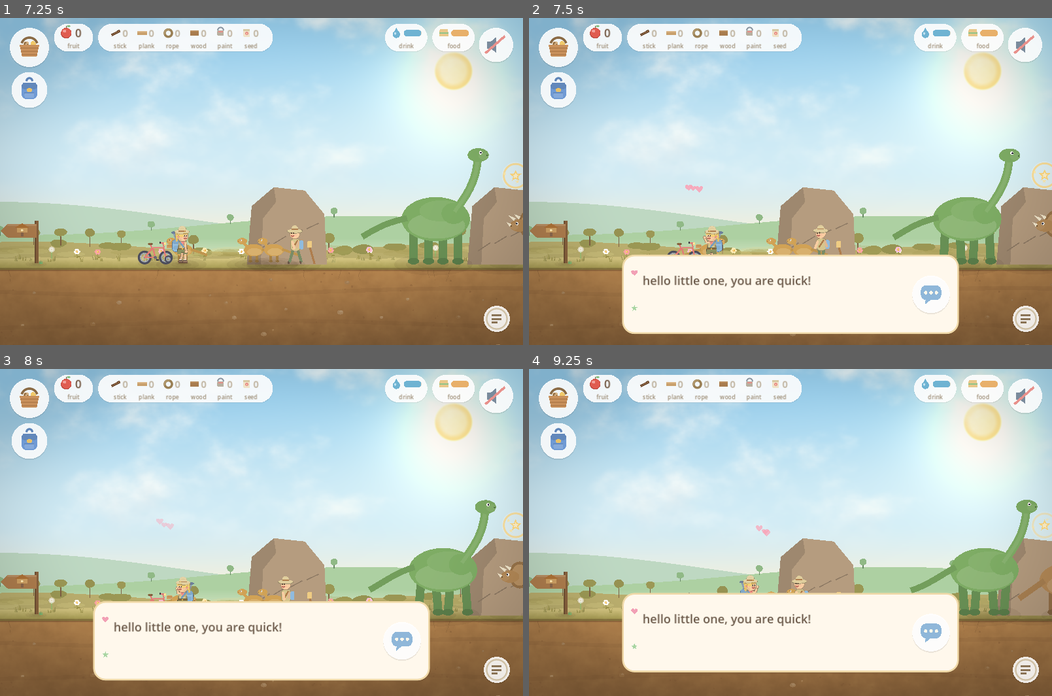
Above: before the commit, frames 1-4 (two rows, left to right).
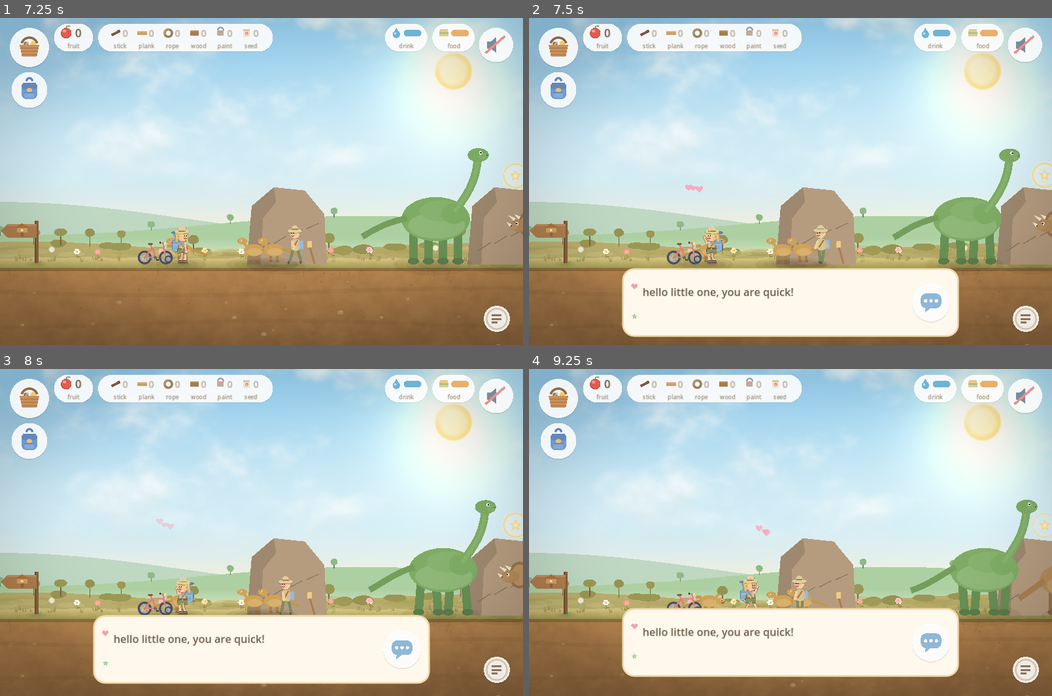
Above: after the commit, the same moments.

Repository: summerdetectordad-ctrl/adventureday
Game: Godot game, scene res://scenes/dino_land.tscn
Same seed, same stepped clock (60 frames per second), same inputs: the game is played once before the commit and once after it. This scene is started directly instead of the project's main scene.
Inputs (mouse positions are in pixels of both pictures, inside the frame that each line leads up to):
- Up to frame 1 (7.25 s): tap Enter at 0.5 s; drag from (496, 44) to (313, 109) at 0.52 s; drag from (31, 47) to (235, 246) at 1.27 s; tap Space at 2, 3.77, 4.07, 6.77, 7.07 s; move the mouse to (31, 89) at 2.02 s; hold Right 2.03-2.75 s; tap E every 1.5 s from 2.1 to 6.6 s; click (31, 89) at 2.17 s; drag from (496, 318) to (104, 132) at 2.77 s; move the mouse to (418, 230) at 3.52 s; hold Left 3.53-4.25 s; drag from (104, 132) to (183, 99) at 4.27 s; move the mouse to (287, 181) at 5.02 s; hold Down 5.03-5.75 s; click (287, 181) at 5.17 s; drag from (183, 99) to (156, 197) at 5.77 s; move the mouse to (376, 165) at 6.52 s; hold Up from 6.53 s (still down)
- Up to frame 2 (7.5 s): release Up at 7.25 s; drag from (685, 197) to (764, 246) at 7.27 s
- Up to frame 3 (8 s): no input
- Up to frame 4 (9.25 s): move the mouse to (790, 640) at 8.02 s; hold Down 8.03-8.75 s; tap E at 8.1 s; click (790, 640) at 8.17 s; drag from (764, 597) to (633, 483) at 8.77 s

Frame 1 is identical in both runs. In frame 2, 5.0% of the frame differs, in the area x 17-83%, y 72-98%; in frame 3, 5.2%; in frame 4, 5.7%, in the area x 17-83%, y 68-95%.

Commit message:
Make it usable on a phone (v1.0.1)
Two things from testing on a Moto G77.

The chat and affirmation cards sat over the middle of the meadow. They now
place themselves below the ground line, in the strip of dirt, using
DrawKit.ground_screen_y() to work out where that actually is. On a long phone
screen that strip is only about 100px, so the cards shrink to fit rather than
covering what she is looking at.

Everything also read as too small to press. The layout targets 1280x800 with
expand, so a 21:9 phone gets a 1742-wide logical viewport — 36% more world than
the art was drawn for, with buttons landing under the ~9mm a finger needs.
GameState._fit_to_screen() now measures the physical screen and scales the
whole canvas: a 6.8" phone gets 1.32, which puts the viewport back to roughly
1320x606 and the controls back to a sensible size. Tablets and desktops are
untouched.

Co-Authored-By: Claude Opus 5 <noreply@anthropic.com>

Diff:
--- a/scripts/affirmation_card.gd
+++ b/scripts/affirmation_card.gd
@@ -23,7 +23,8 @@
 
 func _ready() -> void:
 	var vs := get_viewport().get_visible_rect().size
-	size = Vector2(minf(780.0, vs.x - 80.0), CARD_HEIGHT)
+	var dirt: float = vs.y - DrawKit.ground_screen_y(self)
+	size = Vector2(minf(780.0, vs.x - 80.0), clampf(dirt - 8.0, 96.0, CARD_HEIGHT))
 	pivot_offset = size / 2.0
 	position = Vector2((vs.x - size.x) / 2.0, vs.y + 20.0)
 	mouse_filter = Control.MOUSE_FILTER_STOP
@@ -44,7 +45,8 @@
 	icon.position = Vector2(78, size.y / 2.0)
 	add_child(icon)
 
-	var target_y := vs.y - size.y - 40.0
+	# in the dirt below the ground line, out of the way of the meadow
+	var target_y := clampf(DrawKit.ground_screen_y(self) + 4.0, 0.0, vs.y - size.y - 6.0)
 	var tw := create_tween().set_ease(Tween.EASE_OUT).set_trans(Tween.TRANS_BACK)
 	tw.tween_property(self, "position:y", target_y, 0.5)
 	Sound.card_sound()
--- a/scripts/dialogue_card.gd
+++ b/scripts/dialogue_card.gd
@@ -10,7 +10,9 @@
 ## this — they know things, and being told something is better than a snapshot.
 signal tell_moment
 
-const CARD_HEIGHT := 190.0
+## Kept slim so it fits in the strip of dirt below the ground line — on a
+## long phone screen that strip is not very tall.
+const CARD_HEIGHT := 164.0
 const SHOW_SECONDS := 9.0
 
 var line1 := ""
@@ -42,21 +44,28 @@
 
 func _ready() -> void:
 	var vs := get_viewport().get_visible_rect().size
-	size = Vector2(minf(820.0, vs.x - 80.0), CARD_HEIGHT)
+	# The dirt below the ground line is all the room there is, and on a long
+	# phone screen that is not much. Shrink to fit rather than sit over the
+	# meadow — the words matter less than being able to see what she is doing.
+	var dirt: float = vs.y - DrawKit.ground_screen_y(self)
+	var h: float = clampf(dirt - 8.0, 104.0, CARD_HEIGHT)
+	size = Vector2(minf(820.0, vs.x - 80.0), h)
 	pivot_offset = size / 2.0
 	position = Vector2((vs.x - size.x) / 2.0, vs.y + 20.0)
 	mouse_filter = Control.MOUSE_FILTER_STOP
 
-	_label1 = _make_label(line1, 26.0, Color("6b5a4a"))
-	_label2 = _make_label("", size.y / 2.0 + 8.0, Color("5c7a54"))
+	var fs: int = 26 if size.y > 140.0 else 22
+	_label1 = _make_label(line1, 22.0, Color("6b5a4a"), fs)
+	_label2 = _make_label("", size.y / 2.0 + 4.0, Color("5c7a54"), fs)
 
-	_camera_btn = IconButton.new("camera" if action == "camera" else "tell", 92.0)
-	_camera_btn.position = Vector2(size.x - 112, size.y / 2.0 - 46.0)
+	var bs: float = clampf(size.y - 40.0, 64.0, 92.0)
+	_camera_btn = IconButton.new("camera" if action == "camera" else "tell", bs)
+	_camera_btn.position = Vector2(size.x - bs - 20.0, size.y / 2.0 - bs / 2.0)
 	_camera_btn.pressed.connect(_on_camera if action == "camera" else _on_tell)
 	add_child(_camera_btn)
 
 	var tw := create_tween().set_ease(Tween.EASE_OUT).set_trans(Tween.TRANS_BACK)
-	tw.tween_property(self, "position:y", vs.y - size.y - 40.0, 0.5)
+	tw.tween_property(self, "position:y", _resting_y(), 0.5)
 	Sound.card_sound()
 
 	# the animal replies after a friendly pause
@@ -69,14 +78,14 @@
 			dismiss())
 
 
-func _make_label(text: String, y: float, col: Color) -> Label:
+func _make_label(text: String, y: float, col: Color, fs := 26) -> Label:
 	var label := Label.new()
 	label.text = text
 	label.position = Vector2(48, y)
-	label.size = Vector2(size.x - 190, size.y / 2.0 - 24.0)
+	label.size = Vector2(size.x - 190, size.y / 2.0 - 14.0)
 	label.autowrap_mode = TextServer.AUTOWRAP_WORD_SMART
 	label.vertical_alignment = VERTICAL_ALIGNMENT_CENTER
-	label.add_theme_font_size_override("font_size", 29)
+	label.add_theme_font_size_override("font_size", fs)
 	label.add_theme_color_override("font_color", col)
 	label.mouse_filter = Control.MOUSE_FILTER_IGNORE
 	add_child(label)
@@ -143,3 +152,11 @@
 	tell_moment.emit()
 	await get_tree().create_timer(7.5).timeout
 	dismiss()
+
+
+## Sit in the dirt below the ground line, so a chat never covers the meadow.
+## If the dirt is too shallow for the card — a very wide, short screen — it
+## goes as low as it can instead.
+func _resting_y() -> float:
+	var vs := get_viewport().get_visible_rect().size
+	return clampf(DrawKit.ground_screen_y(self) + 4.0, 0.0, vs.y - size.y - 6.0)
--- a/scripts/drawkit.gd
+++ b/scripts/drawkit.gd
@@ -639,3 +639,18 @@
 		c.draw_colored_polygon(pts, green if pass_i == 0 else Color.WHITE)
 	# the vein down the middle of the leaf
 	c.draw_line(base + dir * 0.14, tip - dir * 0.1, green, maxf(1.2, r * 0.1))
+
+
+## Where the ground line falls on the screen right now, for UI that wants to
+## keep out of the way of the world. The camera is effectively locked
+## vertically, but the visible height changes with the screen's shape and with
+## the UI scale, so this is worked out rather than assumed.
+##
+## Clamped so the answer is always somewhere sensible even in an odd viewport.
+static func ground_screen_y(node: Node) -> float:
+	var vp := node.get_viewport()
+	if vp == null:
+		return 600.0
+	var vs := vp.get_visible_rect().size
+	var y: float = (vp.get_canvas_transform() * Vector2(0.0, 600.0)).y
+	return clampf(y, vs.y * 0.5, vs.y - 30.0)
--- a/scripts/game_state.gd
+++ b/scripts/game_state.gd
@@ -81,6 +81,10 @@
 ## tree two does not throw her back to the home tree after every single one.
 var last_build_site := "home"
 
+## Worked out at startup from the physical screen — see _fit_to_screen.
+var ui_scale := 1.0
+var screen_inches := 0.0
+
 ## The people she has already said hello to, by id. A first meeting gets the
 ## introduction; after that they just chat.
 var met_folk: Array = []
@@ -111,6 +115,31 @@
 func _ready() -> void:
 	randomize()
 	load_game()
+	_fit_to_screen()
+
+
+## The game was laid out for a tablet. On a phone the same drawing lands on a
+## much smaller piece of glass, so the buttons come out under the ~9 mm that a
+## finger actually needs and everything reads as tiny. Scaling the whole canvas
+## up fixes it in one place: she sees a little less of the world at once, and
+## every control grows to match. Tablets are left alone.
+func _fit_to_screen() -> void:
+	var dpi := DisplayServer.screen_get_dpi()
+	var px := DisplayServer.screen_get_size()
+	if dpi <= 0 or px.x <= 0 or px.y <= 0:
+		return
+	var inches := sqrt(float(px.x * px.x + px.y * px.y)) / float(dpi)
+	var f := 1.0
+	if inches < 6.0:
+		f = 1.5
+	elif inches < 7.6:
+		f = 1.32
+	elif inches < 9.5:
+		f = 1.14
+	screen_inches = inches
+	ui_scale = f
+	if f != 1.0 and get_window() != null:
+		get_window().content_scale_factor = f
 
 
 func random_find_type() -> String:
Not shown, changed: AGENTS.md
